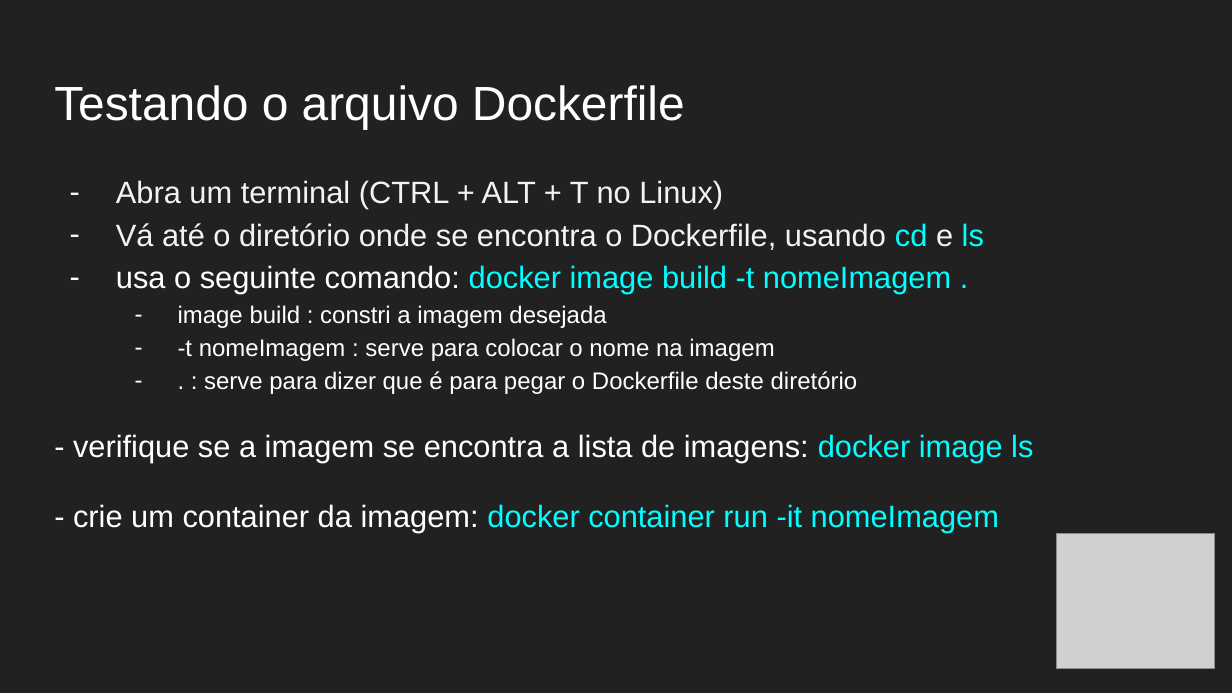
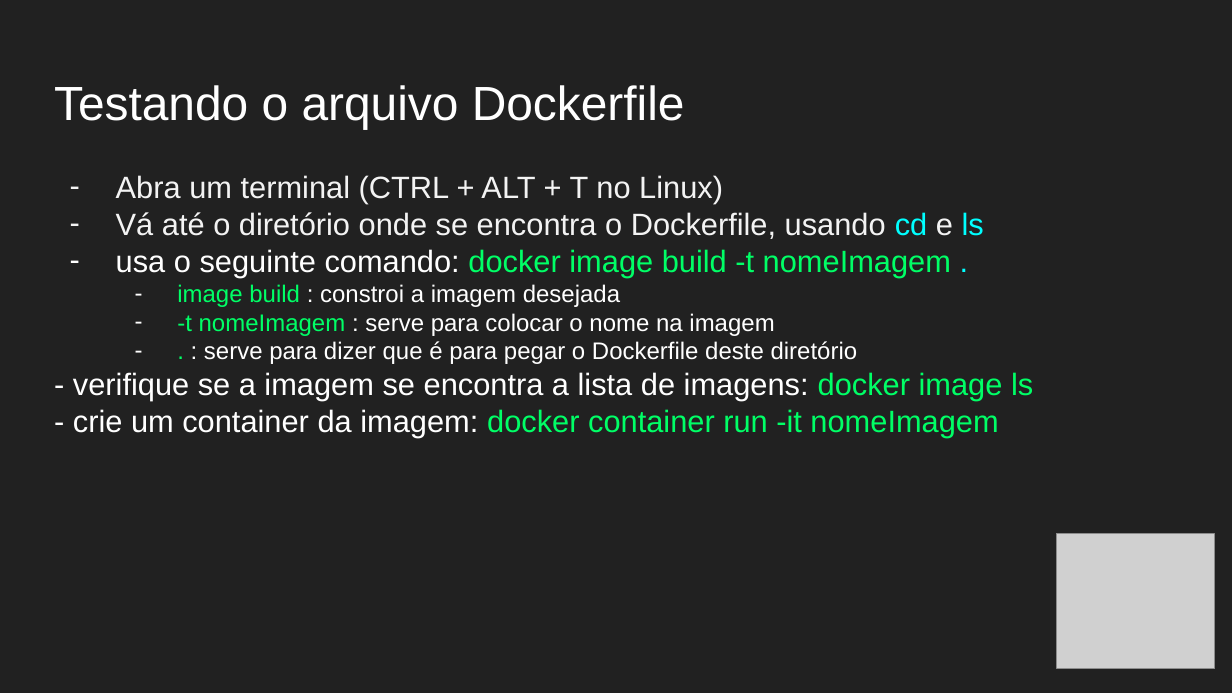
Before and after one commit to F4NT0/D0CK3R, a slide deck: slide 24 of Aula_Docker.pptx (slide 23 before the commit). Drawn at 1232x693 pixels with LibreOffice and Linux fonts; fonts in the diff are those of the drawing; grey boxes stand for pictures. Boxes give left, top, right and bottom in pixels: in the first picture for what was removed or moved away, otherwise in the second. Text is boxed around its words. In the diff, an @@ line names an element or a change of style, - is before the commit and + after.

```diff
--- a/Aula_Docker.pptx
+++ b/Aula_Docker.pptx
@@ text at bbox=[73, 175, 1033, 438]: text colour #00FFFF to #00FF66 in "docker image build -t nomeImagem", "docker image ls", "docker container run -it nomeImagem"; text colour #FFFFFF to #00FF66 in "-t nomeImagem", "."; indent changed; line spacing 1.15 to 1; less space between paragraphs @@
@@ text at bbox=[177, 284, 620, 307]: text changed @@
-  – image build : constri a imagem desejada
+  – image build : constroi a imagem desejada
```
Also in this commit, not shown: 27 other slides changed, 1 slide added.
